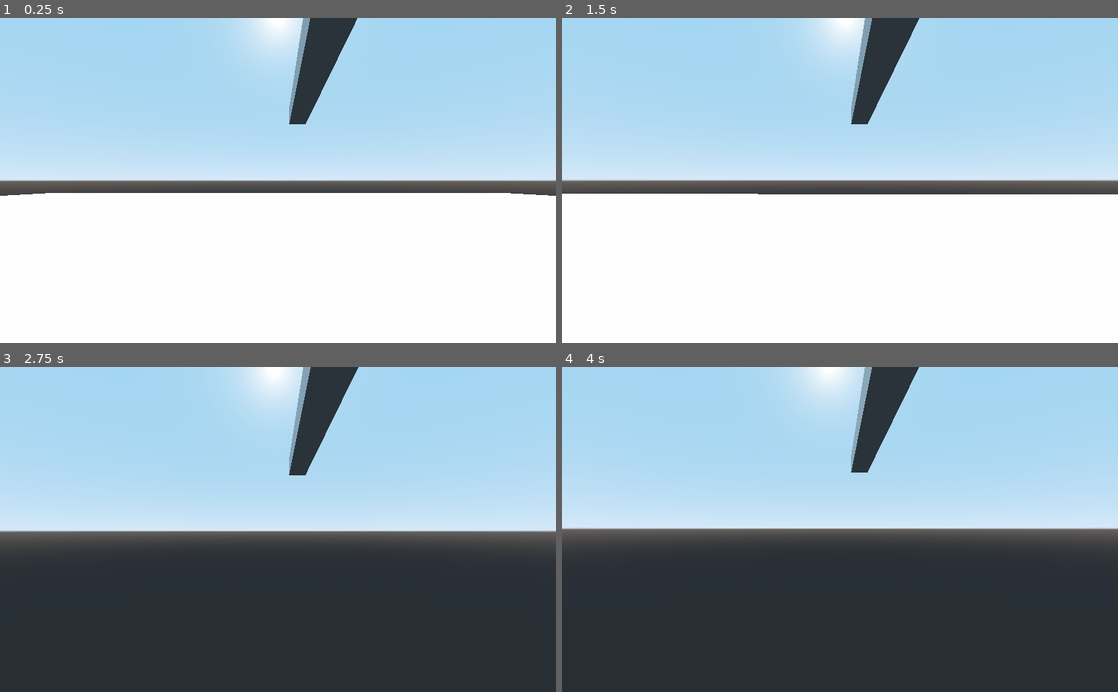
Above: before the commit, frames 1-4 (two rows, left to right).
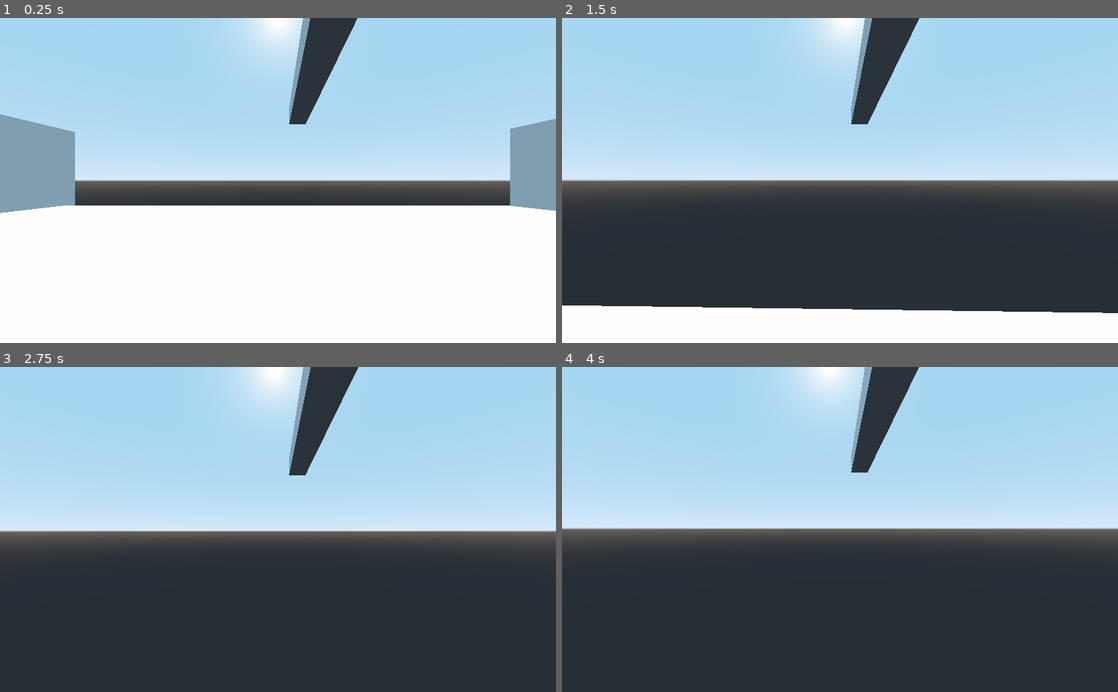
Above: after the commit, the same moments.

Repository: NickCheng0921/curveshot
Game: Godot game, scene res://Main.tscn
Same seed, same stepped clock (60 frames per second), same inputs: the game is played once before the commit and once after it.
Inputs (mouse positions are in pixels of both pictures, inside the frame that each line leads up to):
- Up to frame 1 (0.25 s): no input
- Up to frame 2 (1.5 s): move the mouse to (867, 180) at 0.52 s; hold W (move_forward) from 0.53 s (still down); click (867, 180) at 0.6 s; tap Space (jump) at 0.77 s; move the mouse to (812, 180) at 1.27 s; click (812, 180) at 1.35 s
- Up to frame 3 (2.75 s): keep holding W (move_forward); tap Space (jump) at 1.52 s; move the mouse to (289, 523) at 2.02 s; click (289, 523) at 2.1 s
- Up to frame 4 (4 s): keep holding W (move_forward); move the mouse to (834, 536) at 2.77 s; click (834, 536) at 2.85 s; tap Space (jump) at 3.02, 3.77 s; tap Enter at 3.5 s; move the mouse to (878, 532) at 3.52 s; click (878, 532) at 3.6 s

The runs differ from the first frame. In frame 1, 8.7% of the frame differs, in the area x 0-100%, y 29-61%; in frame 2, 35%, in the area x 0-100%, y 54-91%; in frame 3, less than 0.1%; in frame 4, less than 0.1%.

Commit message:
Added in walls

Diff:
--- a/3dDemo/Main.tscn
+++ b/3dDemo/Main.tscn
@@ -1,10 +1,18 @@
-[gd_scene load_steps=4 format=2]
+[gd_scene load_steps=8 format=2]
 
 [ext_resource path="res://Player.tscn" type="PackedScene" id=1]
 
 [sub_resource type="BoxShape" id=1]
 
 [sub_resource type="CubeMesh" id=2]
+
+[sub_resource type="CubeMesh" id=3]
+
+[sub_resource type="BoxShape" id=4]
+
+[sub_resource type="CubeMesh" id=5]
+
+[sub_resource type="BoxShape" id=6]
 
 [node name="Main" type="Node"]
 
@@ -14,11 +22,11 @@
 collision_mask = 0
 
 [node name="CollisionShape" type="CollisionShape" parent="Ground"]
-transform = Transform( 30, 0, 0, 0, 1, 0, 0, 0, 30, 0, 0, 0 )
+transform = Transform( 15, 0, 0, 0, 1, 0, 0, 0, 15, 0, 0, 0 )
 shape = SubResource( 1 )
 
 [node name="MeshInstance" type="MeshInstance" parent="Ground"]
-transform = Transform( 30, 0, 0, 0, 1, 0, 0, 0, 30, 0, 0, 0 )
+transform = Transform( 15, 0, 0, 0, 1, 0, 0, 0, 15, 0.166799, 0.0166492, -0.0647087 )
 mesh = SubResource( 2 )
 material/0 = null
 
@@ -28,3 +36,23 @@
 
 [node name="Player" parent="." instance=ExtResource( 1 )]
 transform = Transform( 1, 0, 0, 0, 1, 0, 0, 0, 1, 0, 4.15772, 0 )
+
+[node name="Walls" type="StaticBody" parent="."]
+
+[node name="Wall +x" type="MeshInstance" parent="Walls"]
+transform = Transform( 1, 0, 0, 0, 5, 0, 0, 0, 15, 16, 0, 0 )
+mesh = SubResource( 3 )
+material/0 = null
+
+[node name="Coliision +x" type="CollisionShape" parent="Walls"]
+transform = Transform( 1, 0, 0, 0, 5, 0, 0, 0, 15, 15, 0, 0 )
+shape = SubResource( 4 )
+
+[node name="Wall -x" type="MeshInstance" parent="Walls"]
+transform = Transform( 1, 0, 0, 0, 5, 0, 0, 0, 16, -15, 0, 0 )
+mesh = SubResource( 5 )
+material/0 = null
+
+[node name="Collision -x" type="CollisionShape" parent="Walls"]
+transform = Transform( 1, 0, 0, 0, 5, 0, 0, 0, 15, -16, 0, 0 )
+shape = SubResource( 6 )
--- a/3dDemo/Player.gd
+++ b/3dDemo/Player.gd
@@ -30,6 +30,7 @@
 var y_axis := Vector3(0, 1, 0)
 var global_y_degree := 0.0
 func _physics_process(delta):
+	#debugging to print every ~sec
 	if(i >= 40):
 		i = 0
 	else:
@@ -49,6 +50,8 @@
 		direction.z += 1
 	if Input.is_action_pressed("move_forward"):
 		direction.z -= 1
+	if Input.is_action_just_pressed("Shoot"):
+		print("Shot")
 
 	if direction != Vector3.ZERO:
 		direction = direction.normalized()
@@ -61,7 +64,7 @@
 	rotation_degrees.y += y_rotation #move mesh
 
 	# Clamp vertical rotation
-	rotation_degrees.x = clamp(rotation_degrees.x, -90, 90)
+	rotation_degrees.x = clamp(rotation_degrees.x, deg2rad(-90), deg2rad(90))
 	camera_input = Vector2.ZERO
 
 	# Ground velocity
--- a/3dDemo/project.godot
+++ b/3dDemo/project.godot
@@ -46,6 +46,11 @@
 "events": [ Object(InputEventKey,"resource_local_to_scene":false,"resource_name":"","device":0,"alt":false,"shift":false,"control":false,"meta":false,"command":false,"pressed":false,"scancode":32,"unicode":0,"echo":false,"script":null)
  ]
 }
+Shoot={
+"deadzone": 0.5,
+"events": [ Object(InputEventMouseButton,"resource_local_to_scene":false,"resource_name":"","device":0,"alt":false,"shift":false,"control":false,"meta":false,"command":false,"button_mask":0,"position":Vector2( 0, 0 ),"global_position":Vector2( 0, 0 ),"factor":1.0,"button_index":1,"pressed":false,"doubleclick":false,"script":null)
+ ]
+}
 
 [layer_names]
 
